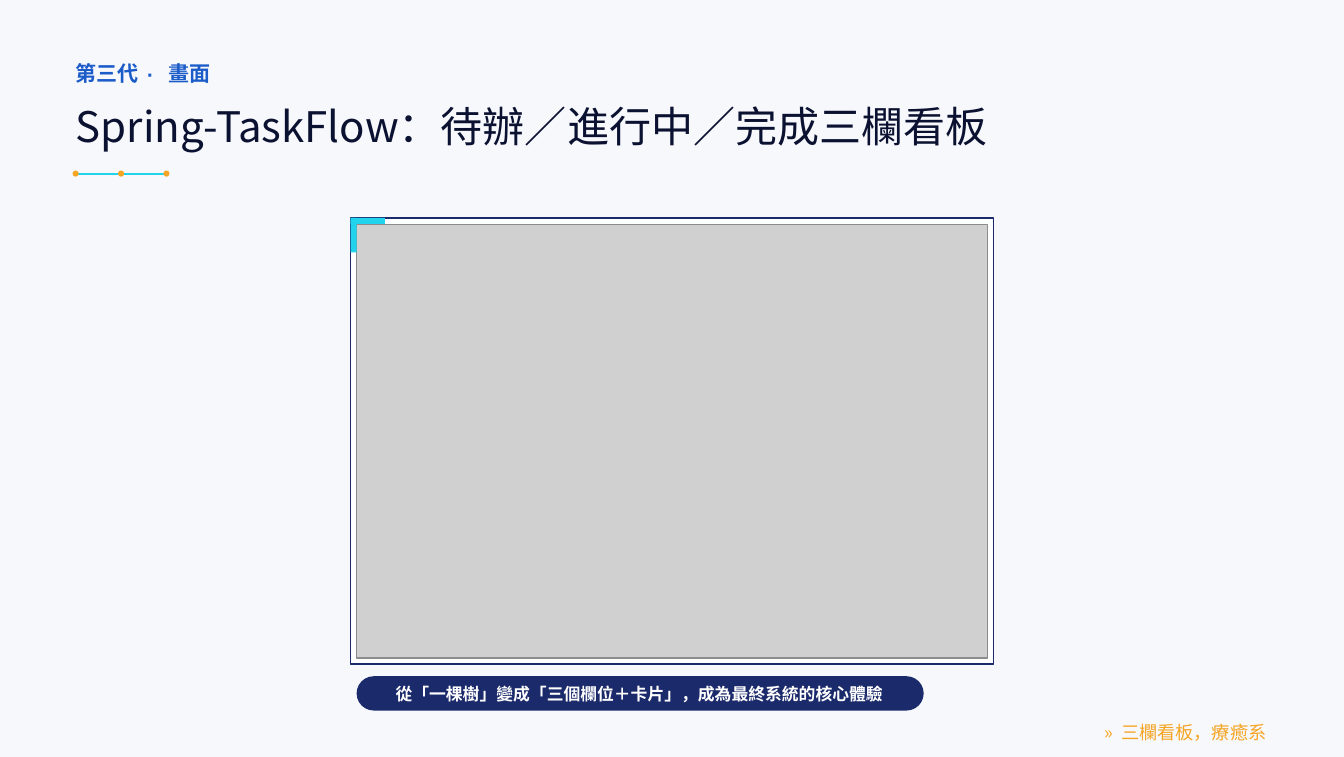
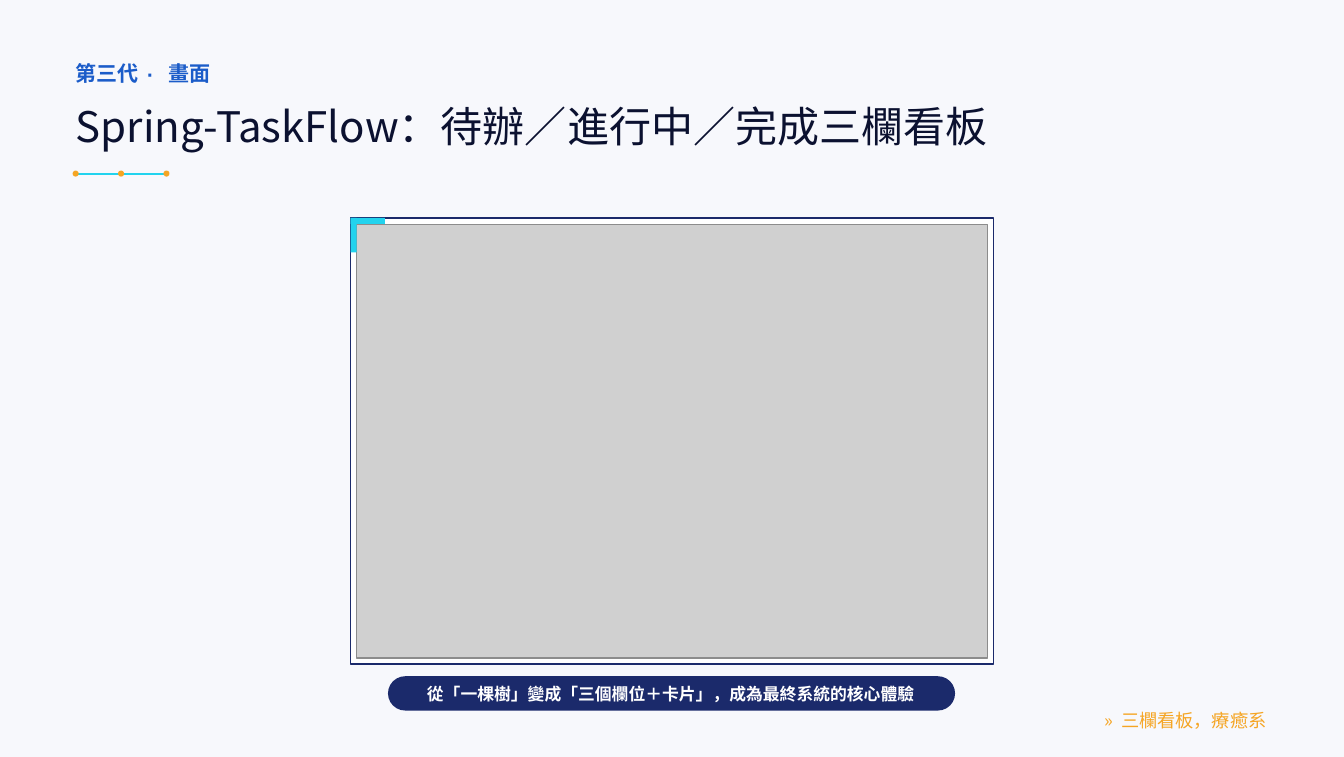
Before and after one commit to LinGaOscar/Spring-MissionBoard, a slide deck: slide 13 of docs/專案介紹.pptx. Drawn at 1344x757 pixels with LibreOffice and Linux fonts; fonts in the diff are those of the drawing; grey boxes stand for pictures. Boxes give left, top, right and bottom in pixels: in the first picture for what was removed or moved away, otherwise in the second. Text is boxed around its words. In the diff, an @@ line names an element or a change of style, - is before the commit and + after.

```diff
--- a/docs/專案介紹.pptx
+++ b/docs/專案介紹.pptx
@@ rounded rectangle: place and size @@
-rounded rectangle at (356,676,923,710)
+rounded rectangle at (387,676,955,710)
@@ text "從「一棵樹」變成「三個欄位＋卡片」，成為最終系統的核心體驗": place and size @@
-text "從「一棵樹」變成「三個欄位＋卡片」，成為最終系統的核心體驗" at (396,685,883,702)
+text "從「一棵樹」變成「三個欄位＋卡片」，成為最終系統的核心體驗" at (427,685,914,702)
@@ text "» 三欄看板，療癒系": place and size @@
-text "» 三欄看板，療癒系" at (1121,723,1266,741)
+text "» 三欄看板，療癒系" at (1121,711,1266,729)
```
Also in this commit, not shown: 17 other slides changed, 3 slides added, 2 slides removed.
